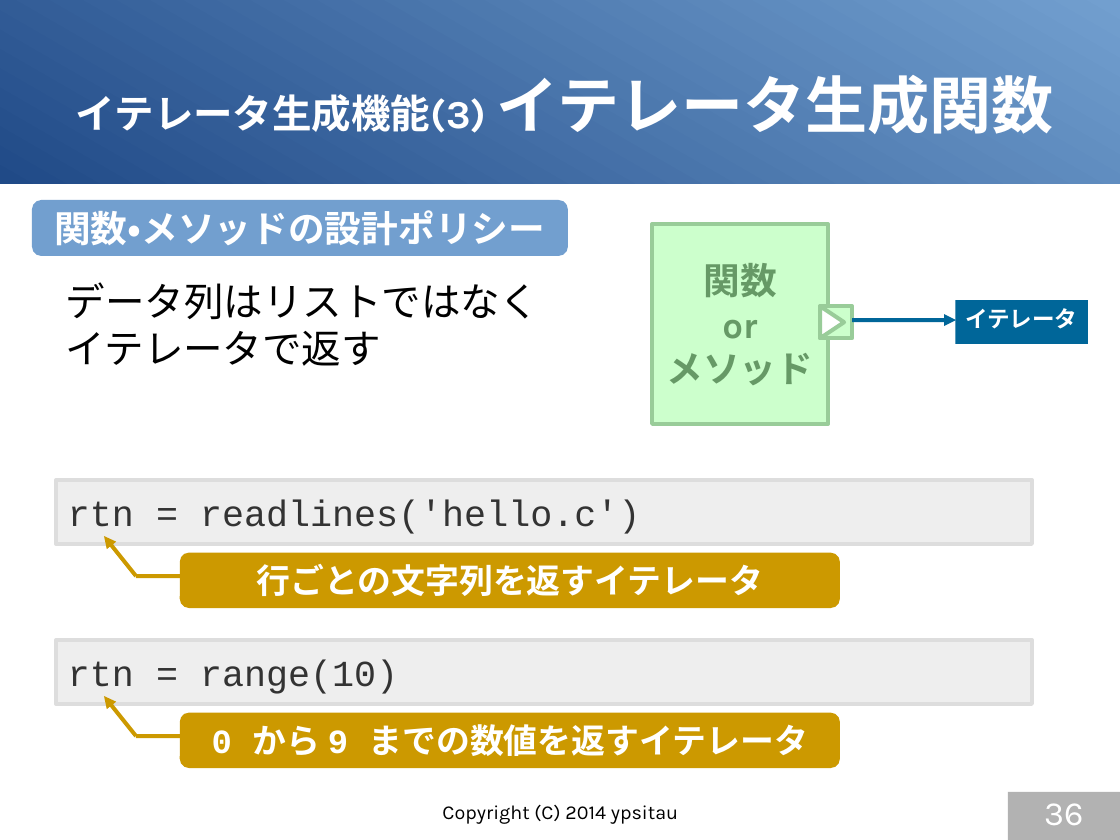
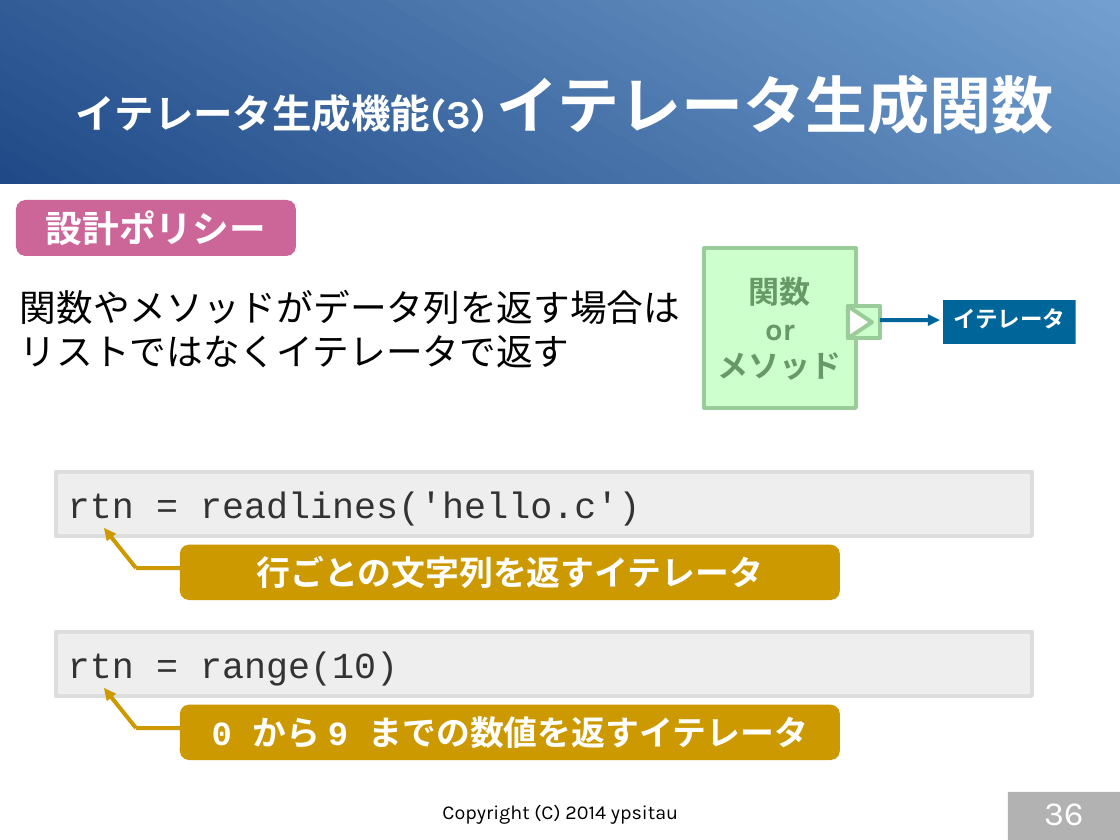
Before and after one commit to gura-lang/gura-doc, a slide deck: slide 36 of presentation/gura-introduction.odp. Drawn at 1120x840 pixels with LibreOffice and Linux fonts; fonts in the diff are those of the drawing. Boxes give left, top, right and bottom in pixels: in the first picture for what was removed or moved away, otherwise in the second. Text is boxed around its words. In the diff, an @@ line names an element or a change of style, - is before the commit and + after.

```diff
--- a/presentation/gura-introduction.odp
+++ b/presentation/gura-introduction.odp
@@ rounded rectangle "設計ポリシー": place and size @@
-rounded rectangle "設計ポリシー" at bbox=[32, 200, 568, 256]
+rounded rectangle "設計ポリシー" at bbox=[16, 200, 297, 256]
@@ rounded rectangle "設計ポリシー" at bbox=[16, 200, 297, 256]: fill #729FCF to #CC6699 @@
@@ text in rounded rectangle at bbox=[46, 210, 266, 246]: text changed @@
-関数・メソッドの設計ポリシー
+設計ポリシー
@@ rectangle "関数": place and size @@
-rectangle "関数" at bbox=[652, 224, 828, 424]
+rectangle "関数" at bbox=[704, 248, 857, 408]
@@ rectangle "関数" at bbox=[704, 248, 857, 408]: size 26 to 22 pt @@
@@ text at bbox=[20, 290, 681, 368]: text changed; size 28 to 26 pt @@
-データ列はリストではなく
-イテレータで返す
+関数やメソッドがデータ列を返す場合は
+リストではなくイテレータで返す
@@ triangle: place and size @@
-triangle at bbox=[820, 306, 844, 338]
+triangle at bbox=[848, 306, 873, 338]
@@ rectangle: place and size @@
-rectangle at bbox=[820, 306, 852, 337]
+rectangle at bbox=[849, 306, 880, 337]
@@ arrow moved from (853, 320) - (956, 320) to (880, 320) - (940, 320) @@
@@ rectangle "イテレータ": place and size @@
-rectangle "イテレータ" at bbox=[955, 300, 1088, 344]
+rectangle "イテレータ" at bbox=[943, 300, 1076, 344]
@@ 2 arrows, 1 rounded rectangle, 1 rectangle, 1 line: place and size @@
-2 arrows, 1 rounded rectangle, 1 rectangle, 1 line at bbox=[56, 537, 1033, 736]
+2 arrows, 1 rounded rectangle, 1 rectangle, 1 line at bbox=[56, 528, 1033, 729]
@@ 1 rectangle, 1 rounded rectangle, 1 line: place and size @@
-1 rectangle, 1 rounded rectangle, 1 line at bbox=[56, 480, 1033, 768]
+1 rectangle, 1 rounded rectangle, 1 line at bbox=[56, 473, 1033, 761]
```
Also in this commit, not shown: 13 other slides changed.
